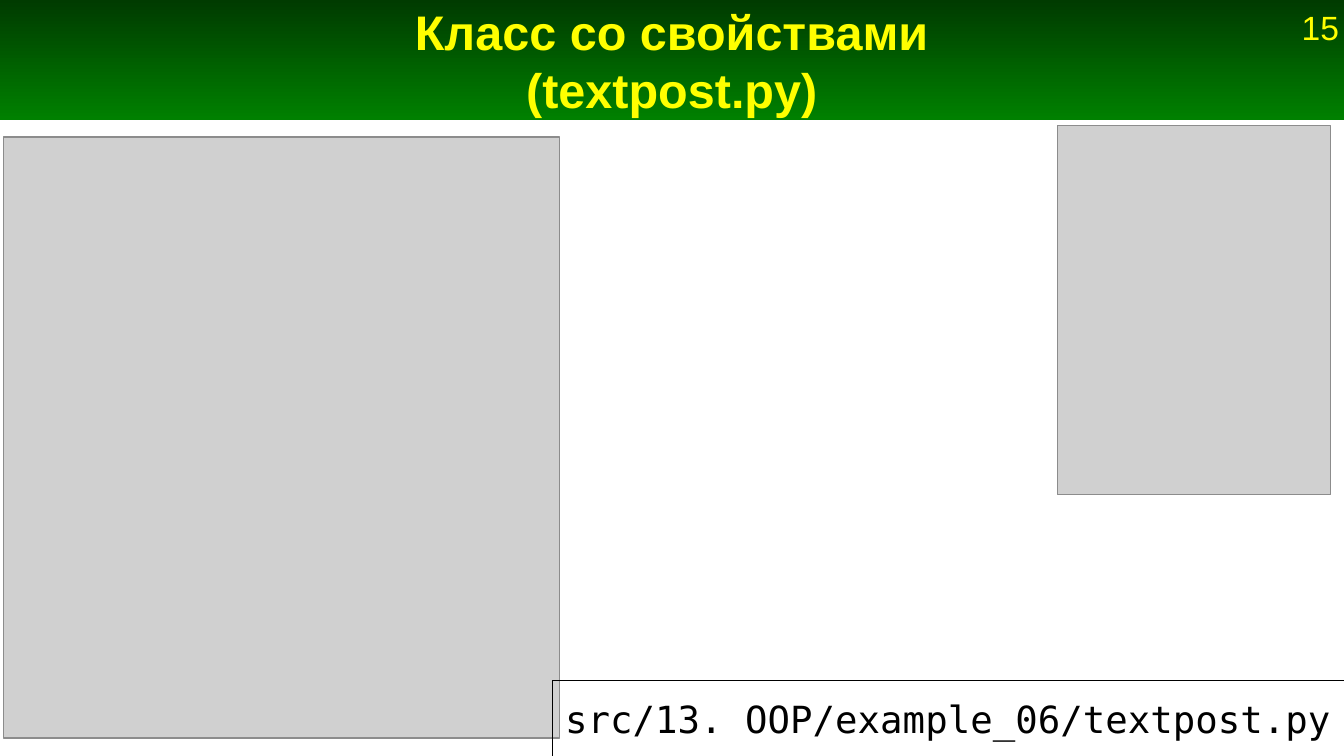
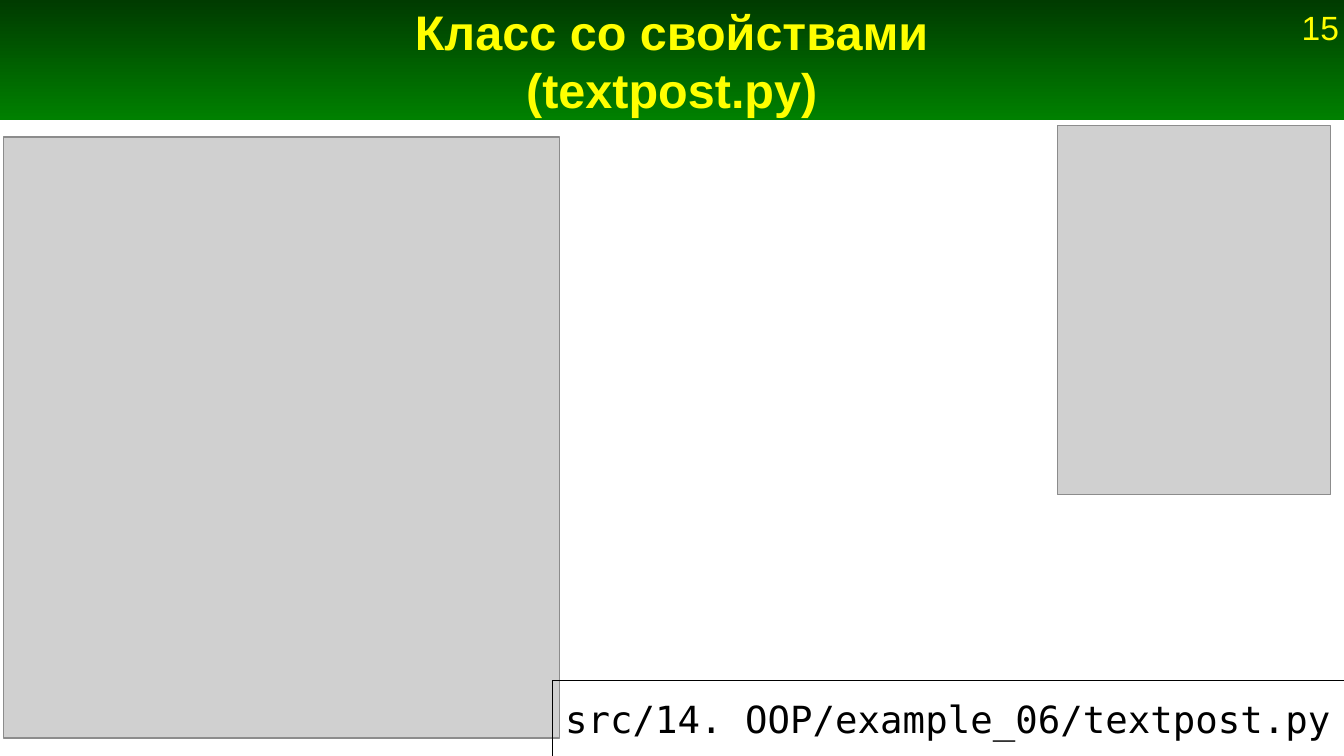
Before and after one commit to Jenyay/python-lectures, a slide deck: slide 15 of presentations/14. OOP.odp. Drawn at 1344x756 pixels with LibreOffice and Linux fonts; fonts in the diff are those of the drawing; grey boxes stand for pictures. Boxes give left, top, right and bottom in pixels: in the first picture for what was removed or moved away, otherwise in the second. Text is boxed around its words. In the diff, an @@ line names an element or a change of style, - is before the commit and + after.

```diff
--- a/presentations/14. OOP.odp
+++ b/presentations/14. OOP.odp
@@ title at [565, 704, 1330, 741]: text changed @@
-src/13. OOP/example_06/textpost.py
+src/14. OOP/example_06/textpost.py
```
Also in this commit, not shown: 60 other slides changed, 1 slide removed, 1 other file.
